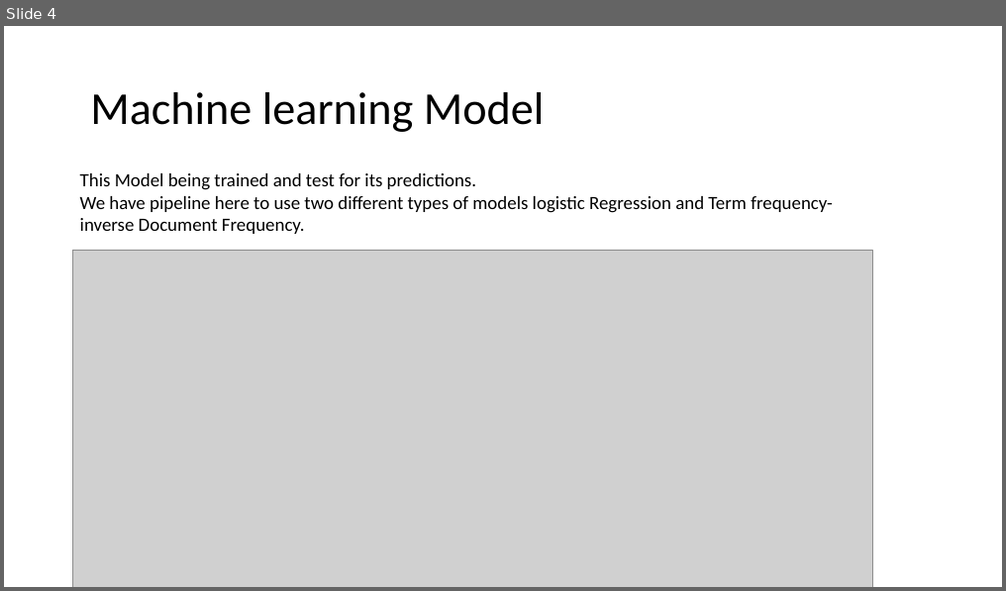
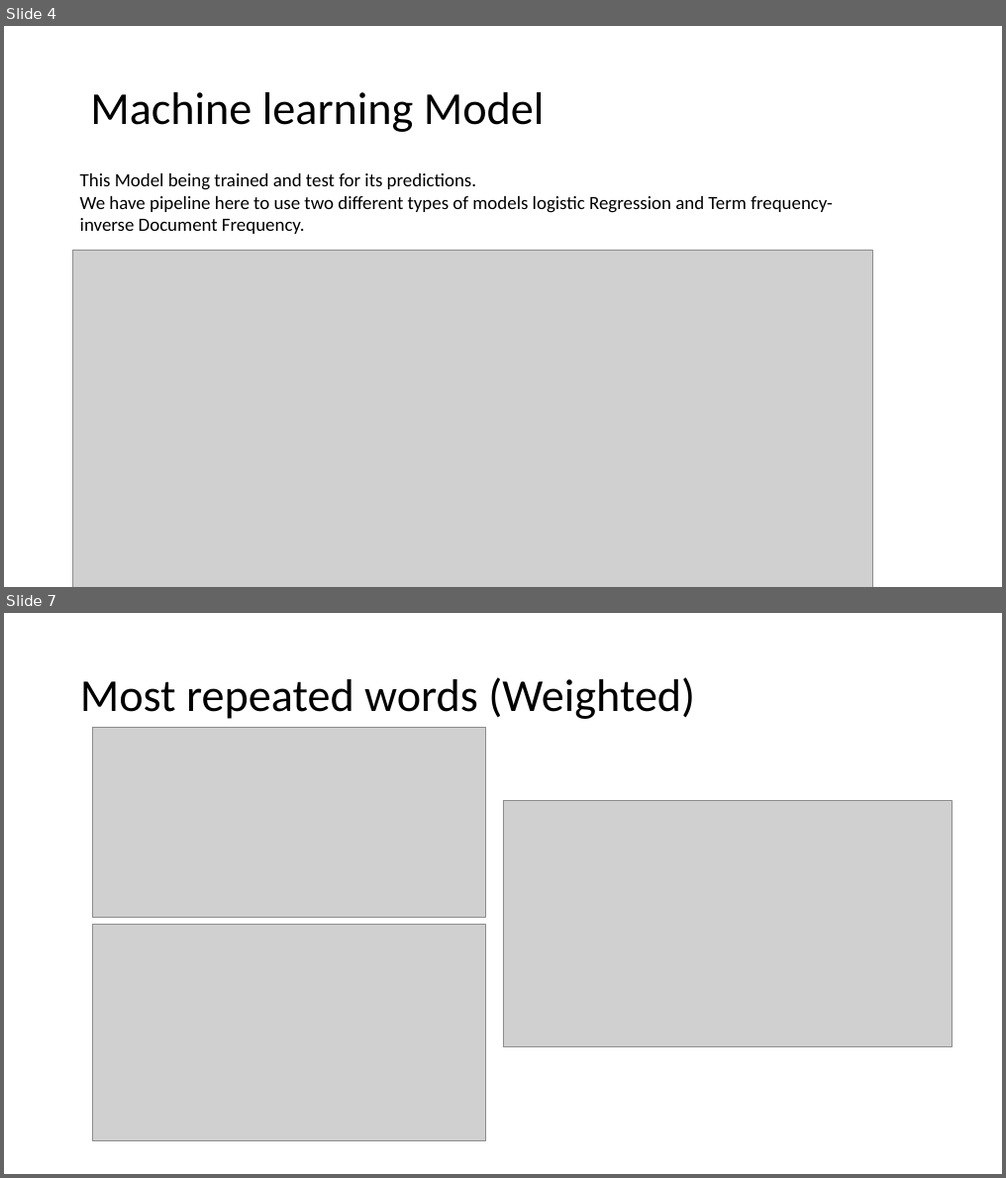
Before and after one commit to Cookieking2490/Data-science-project, a slide deck: reports/Presentation and poster/Data science presentation.pptx. Shown one above the other, each under a label of ours: slide 4 before the commit, slides 4 and 7 after it; the slides between them are not shown. The pictures are 1006x591 and 1006x1178 pixels, drawn with LibreOffice and Linux fonts; fonts in the diff are those of the drawing; grey boxes stand for pictures. Boxes give left, top, right and bottom in pixels: in the first picture for what was removed or moved away, otherwise in the second. Text is boxed around its words. In the diff, an @@ line names an element or a change of style, - is before the commit and + after.

```diff
--- a/reports/Presentation and poster/Data science presentation.pptx
+++ b/reports/Presentation and poster/Data science presentation.pptx
@@ slide 7 added at (x1=4, y1=613, x2=1002, y2=1174), background #FFFFFF @@
@@ title added at (x1=80, y1=677, x2=695, y2=719), 44 pt, text #000000 @@
+Most repeated words (Weighted)
@@ picture added at (x1=92, y1=728, x2=486, y2=917) @@
@@ picture added at (x1=503, y1=800, x2=952, y2=1048) @@
@@ picture added at (x1=92, y1=925, x2=486, y2=1142) @@
```
Also in this commit, not shown: 1 slide changed, 4 other slides added, 1 other file.
